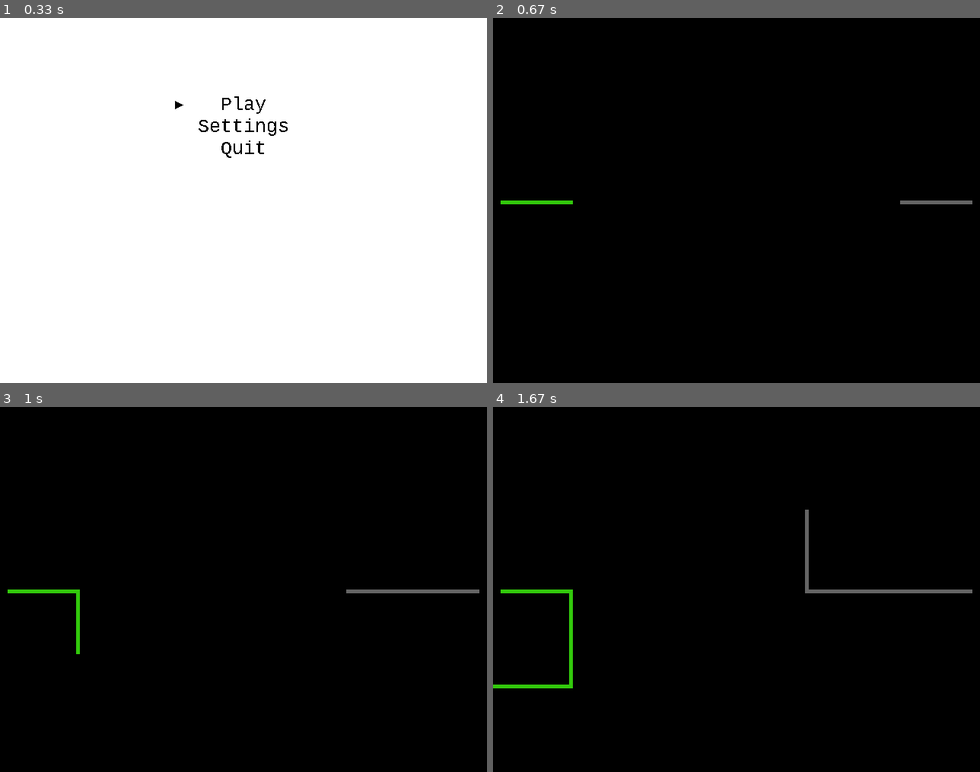
Above: before the commit, frames 1-4 (two rows, left to right).
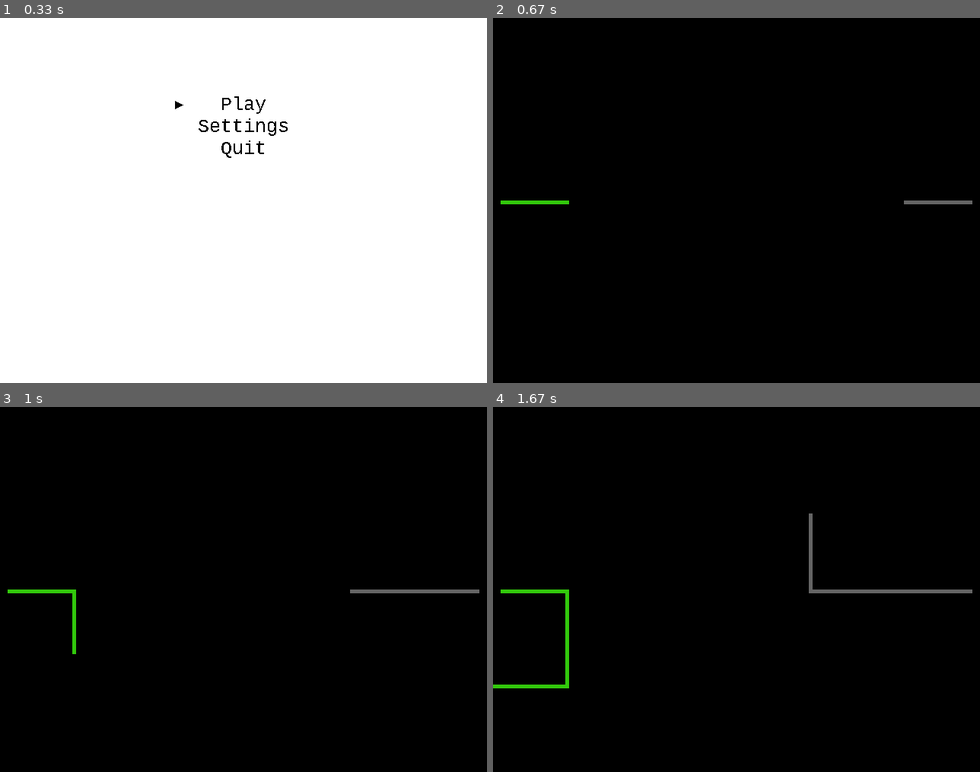
Above: after the commit, the same moments.

Repository: matgrioni/Tron
Game: pygame game, started from src/main.py
Two runs of this game, one before a commit and one after it. Both use one fixed random seed, a clock stepped at 60 frames per second and the inputs below. The source is Python 2; it was converted automatically to run under Python 3.
Inputs (mouse positions are in pixels of both pictures, inside the frame that each line leads up to):
- Up to frame 1 (0.33 s): no input
- Up to frame 2 (0.67 s): tap Enter at 0.33 s
- Up to frame 3 (1 s): hold Right from 0.67 s (still down); move the mouse to (399, 578) at 0.7 s
- Up to frame 4 (1.67 s): release Right at 1.13 s; hold Right 1.17-1.63 s; hold D 1.17-1.63 s; move the mouse to (619, 593) at 1.2 s

Frame 1 is identical in both runs. In frame 2, less than 0.1% of the frame differs, in the area x 15-85%, y 50-52%; in frame 3, 0.3%; in frame 4, 0.7%, in the area x 14-66%, y 28-78%.

Commit message:
When game option is selected, doesn't resume from where it left off

Diff:
--- a/src/main.py
+++ b/src/main.py
@@ -17,9 +17,12 @@
         options = ["Play", "Settings", "Quit"]
         super(MainMenu, self).__init__(options=options, size=size, fill=fill)
 
+        self.addOptionCallback("Play", self._startGame)
+        self.addOptionCallback("Quit", self.quit)
+
+    def _startGame(self):
         g = Game(parent=self)
-        self.addOptionCallback("Play", g.execute, 50)
-        self.addOptionCallback("Quit", self.quit)
+        g.execute(50)
 
 if __name__ == "__main__":
     menu = MainMenu()
